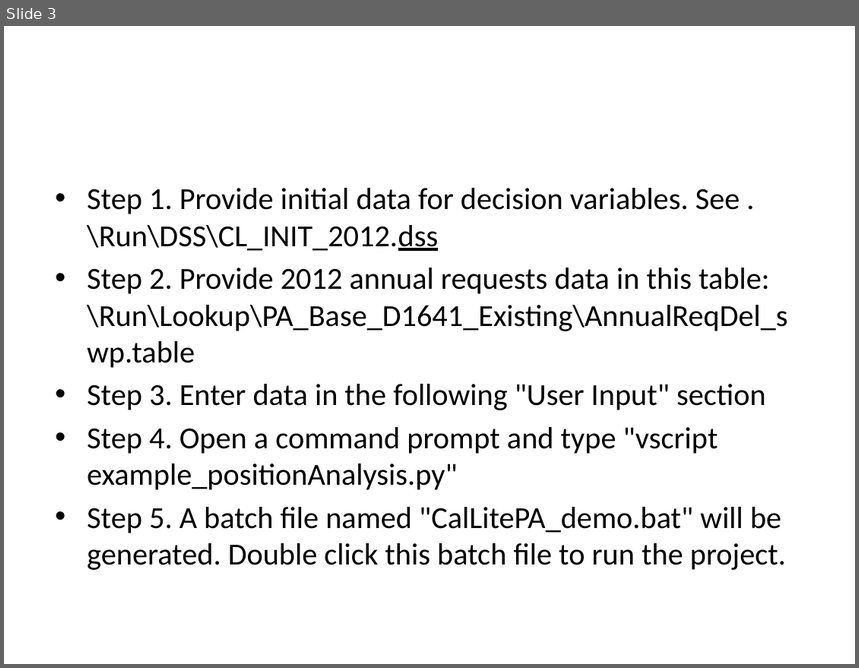
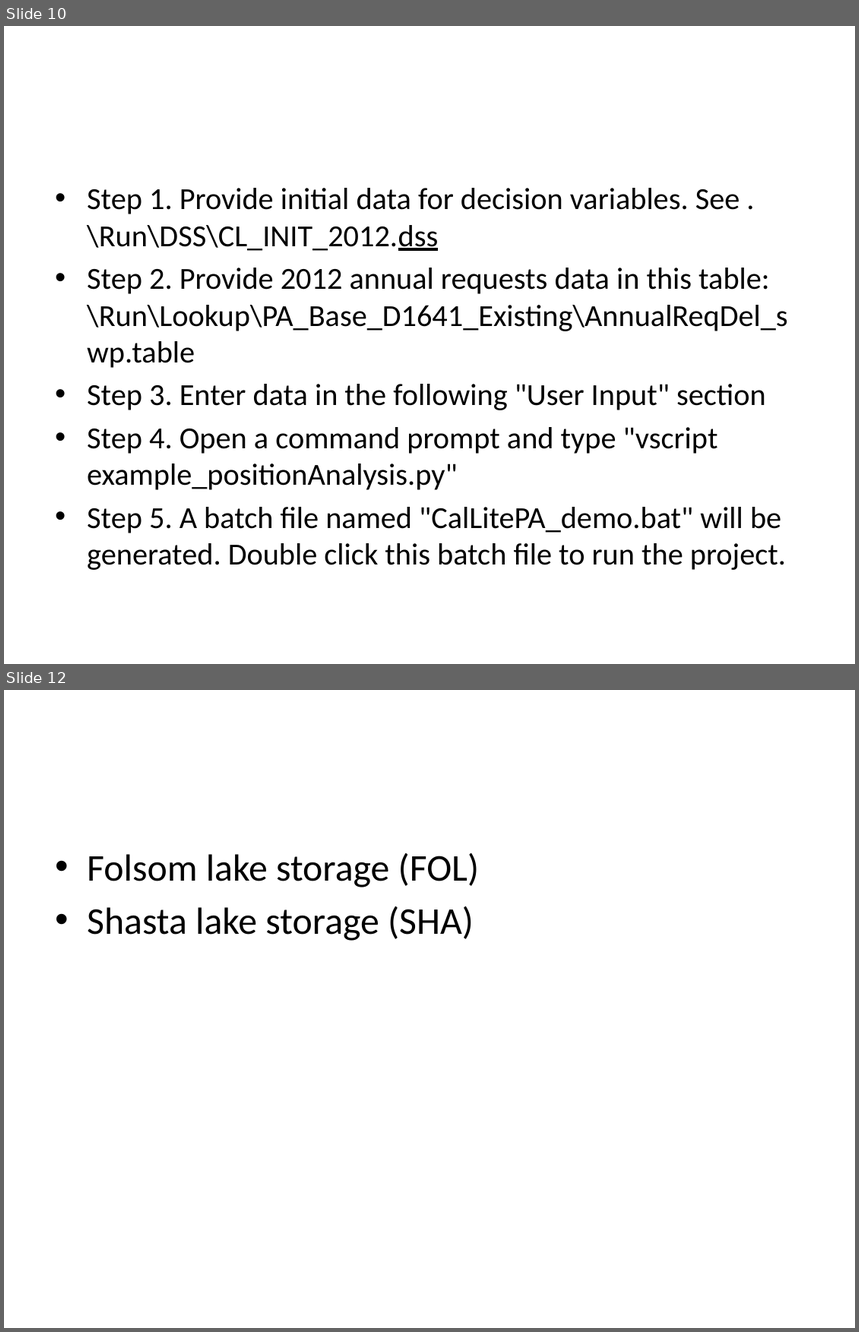
Before and after one commit to CentralValleyModeling/wrims, a slide deck: wrims2_vscript/doc/Position Analysis with CalLite.pptx. Shown one above the other, each under a label of ours: slide 3 before the commit, slides 10 and 12 after it; the slides between them are not shown. The pictures are 859x668 and 859x1332 pixels, drawn with LibreOffice and Linux fonts; fonts in the diff are those of the drawing. Boxes give left, top, right and bottom in pixels: in the first picture for what was removed or moved away, otherwise in the second. Text is boxed around its words. In the diff, an @@ line names an element or a change of style, - is before the commit and + after.

```diff
--- a/wrims2_vscript/doc/Position Analysis with CalLite.pptx
+++ b/wrims2_vscript/doc/Position Analysis with CalLite.pptx
@@ slide 12 added at (4, 690, 855, 1328), background #FFFFFF @@
@@ text added at (87, 853, 480, 941), 32 pt, text #000000 @@
+• Folsom lake storage (FOL)
+• Shasta lake storage (SHA)
@@ what was slide 3 is now slide 10 @@
```
Also in this commit, not shown: 2 slides changed, 9 other slides added.
